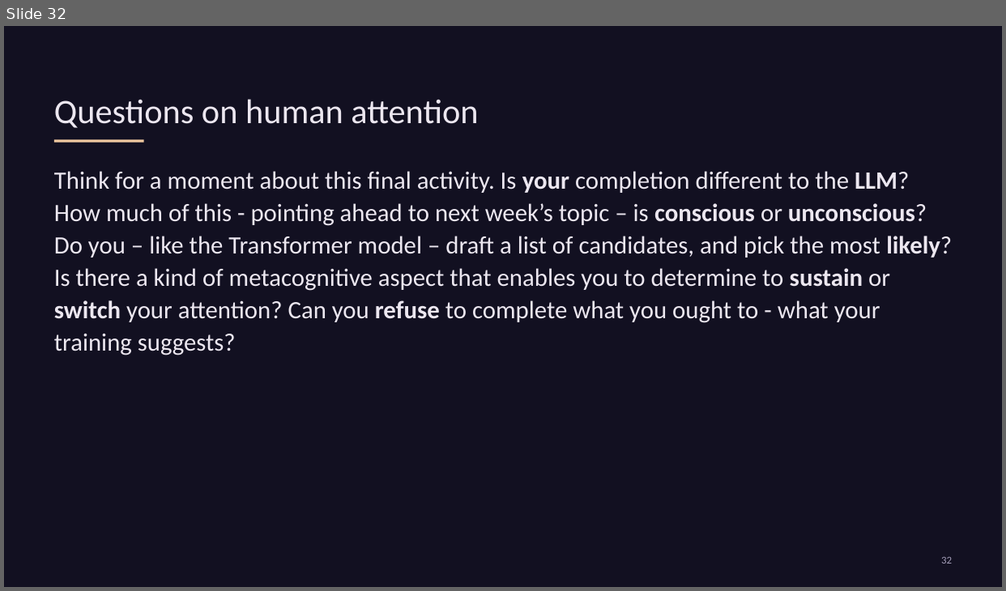
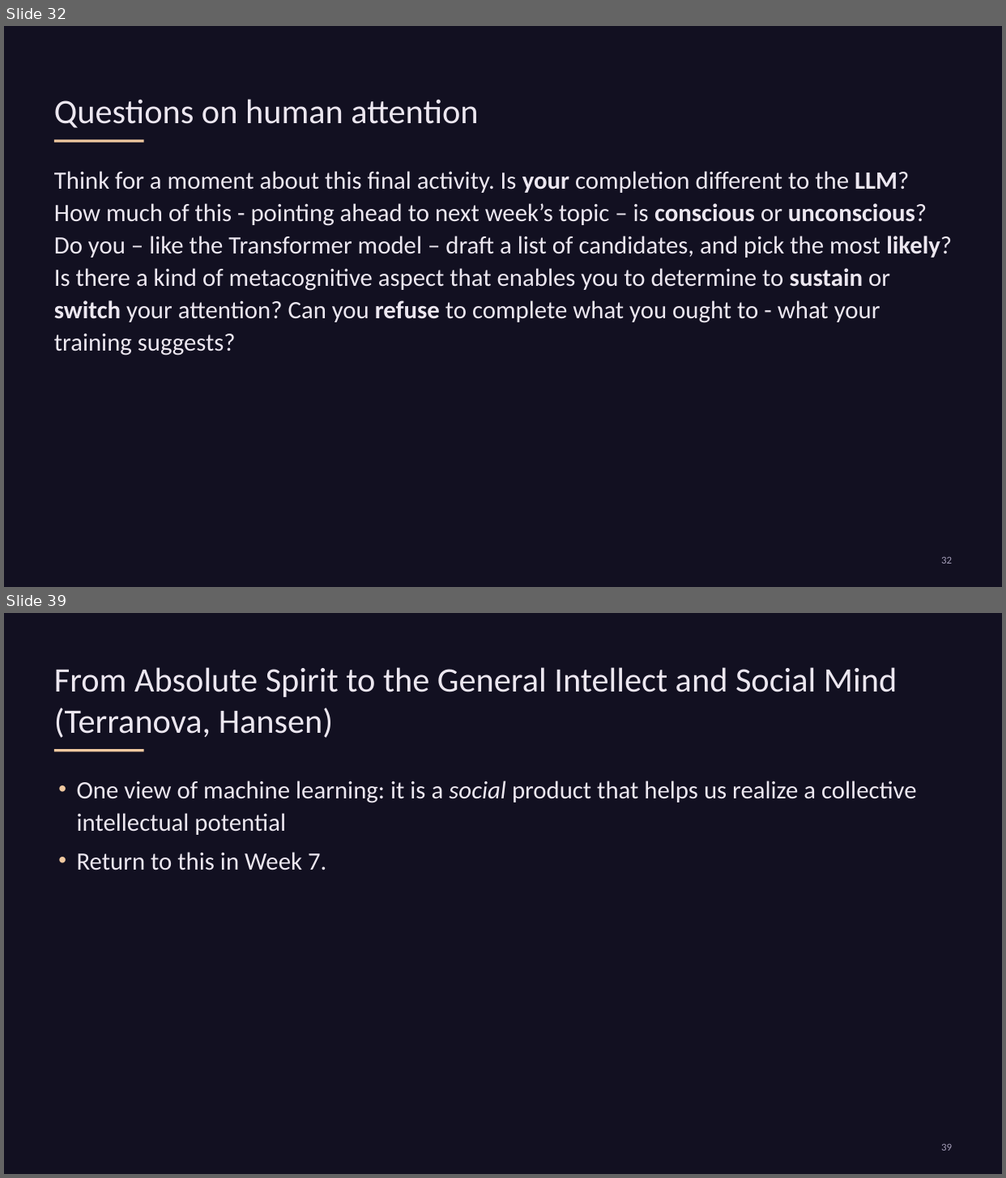
Before and after one commit to liammagee/machinespirits-content-philosophy, a slide deck: courses/479-fall-2026/479-lecture-4.pptx. Shown one above the other, each under a label of ours: slide 32 before the commit, slides 32 and 39 after it; the slides between them are not shown. The pictures are 1006x591 and 1006x1178 pixels, drawn with LibreOffice and Linux fonts; fonts in the diff are those of the drawing. Boxes give left, top, right and bottom in pixels: in the first picture for what was removed or moved away, otherwise in the second. Text is boxed around its words. In the diff, an @@ line names an element or a change of style, - is before the commit and + after.

```diff
--- a/courses/479-fall-2026/479-lecture-4.pptx
+++ b/courses/479-fall-2026/479-lecture-4.pptx
@@ slide 39 added at box(4, 613, 1002, 1174), background #121021 @@
@@ text added at box(54, 667, 897, 738), 33 pt, text #ECE7F0 @@
+From Absolute Spirit to the General Intellect and Social Mind (Terranova, Hansen)
@@ rectangle added at box(54, 749, 144, 752), fill #F0C9A0 @@
@@ text added at box(77, 781, 917, 871), 24 pt, text #ECE7F0 @@
+• One view of machine learning: it is a social product that helps us realize a collective intellectual potential
+• Return to this in Week 7.
@@ text added at box(941, 1144, 952, 1151), 10 pt, text #A49DB8 @@
+39
```
Also in this commit, not shown: 8 slides changed, 2 other slides added, 7 other files.
